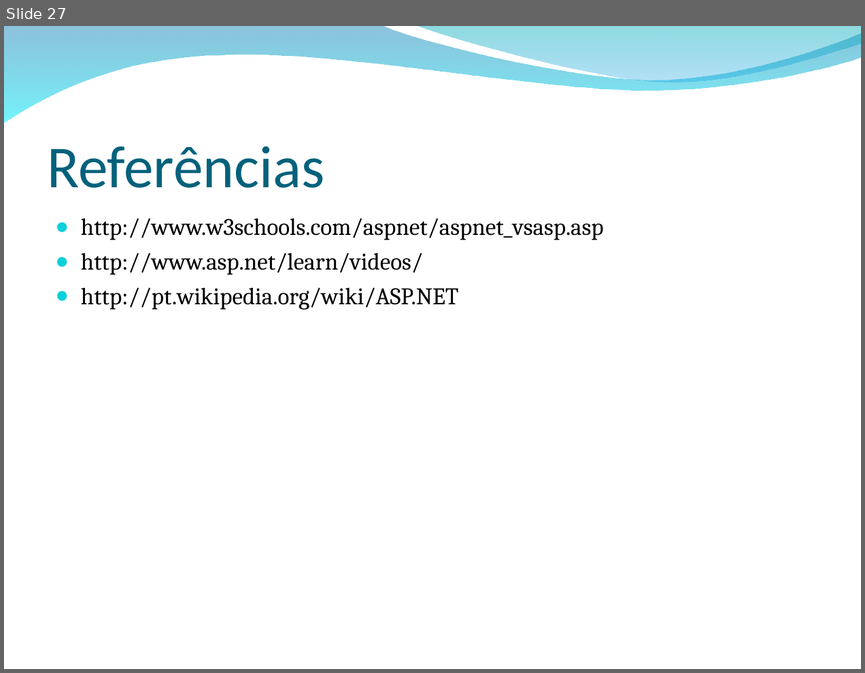
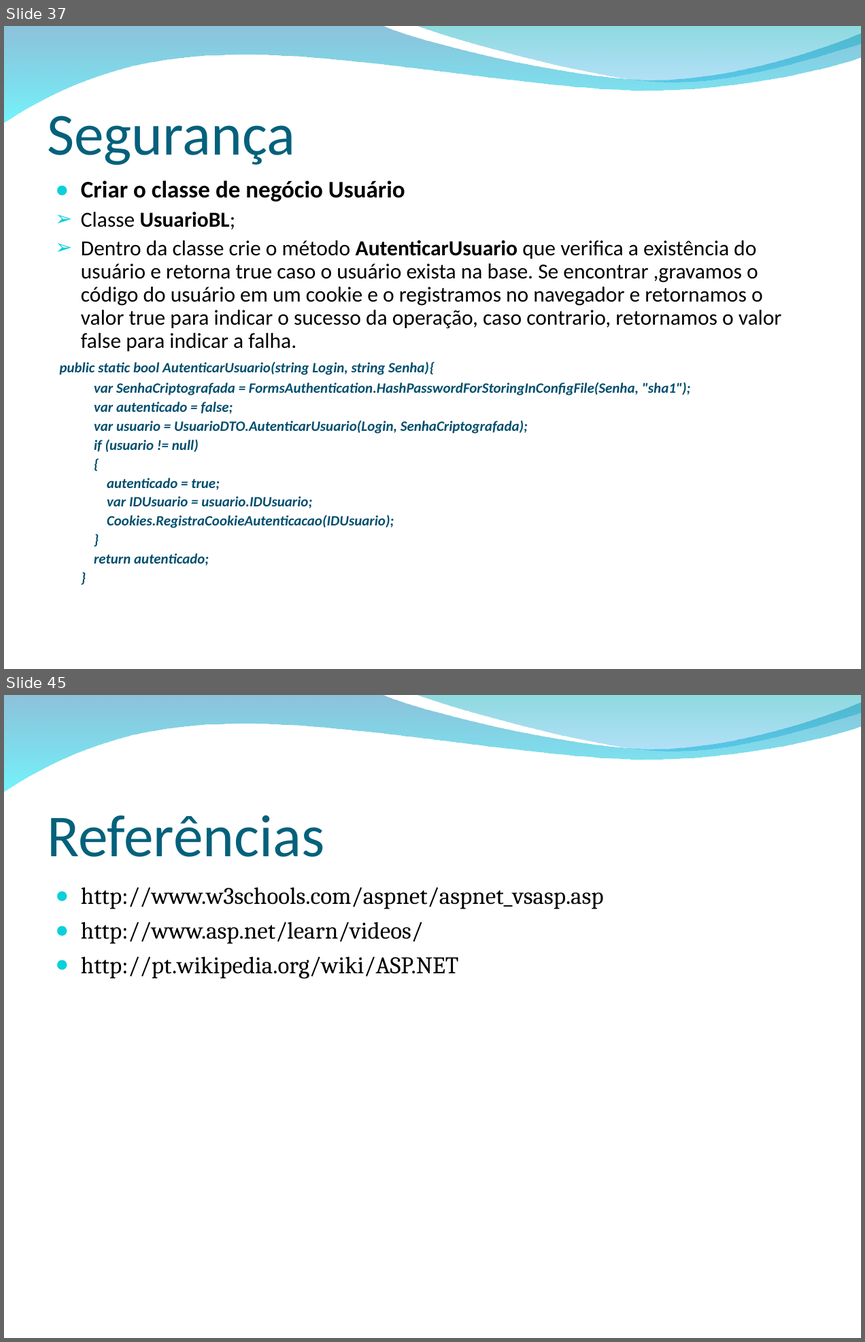
Before and after one commit to wandersonalvesrodrigues/Apresentacao_ASP.NET_MVC, a slide deck: ASP.NET MVC.ppt. Shown one above the other, each under a label of ours: slide 27 before the commit, slides 37 and 45 after it; the slides between them are not shown. The pictures are 865x673 and 865x1342 pixels, drawn with LibreOffice and Linux fonts; fonts in the diff are those of the drawing; background and template pictures are left out. Boxes give left, top, right and bottom in pixels: in the first picture for what was removed or moved away, otherwise in the second. Text is boxed around its words. In the diff, an @@ line names an element or a change of style, - is before the commit and + after.

```diff
--- a/ASP.NET MVC.ppt
+++ b/ASP.NET MVC.ppt
@@ slide 37 added at (x1=4, y1=26, x2=861, y2=669), background picture (left out); not listed: 2 template elements that a slide beside it also shows @@
@@ title added at (x1=47, y1=116, x2=296, y2=165), 50 pt, text #04617B @@
+Segurança
@@ text added at (x1=60, y1=180, x2=782, y2=565), 12 pt, text #004E6D, bold, italic @@
+● Criar o classe de negócio Usuário
+➢ Classe UsuarioBL;
+➢ Dentro da classe crie o método AutenticarUsuario que verifica a existência do usuário e retorna true caso o usuário exista na base. Se encontrar ,gravamos o código do usuário em um cookie e o registramos no navegador e retornamos o valor true para indicar o sucesso da operação, caso contrario, retornamos o valor false para indicar a falha.
+public static bool AutenticarUsuario(string Login, string Senha){
+var SenhaCriptografada = FormsAuthentication.HashPasswordForStoringInConfigFile(Senha, "sha1");
+var autenticado = false;
+var usuario = UsuarioDTO.AutenticarUsuario(Login, SenhaCriptografada);
+if (usuario != null)
+{
+autenticado = true;
+var IDUsuario = usuario.IDUsuario;
+Cookies.RegistraCookieAutenticacao(IDUsuario);
+}
+return autenticado;
+}
@@ what was slide 27 is now slide 45 @@
```
Also in this commit, not shown: 5 slides changed, 18 other slides added, 1 slide removed, 17 other files.
